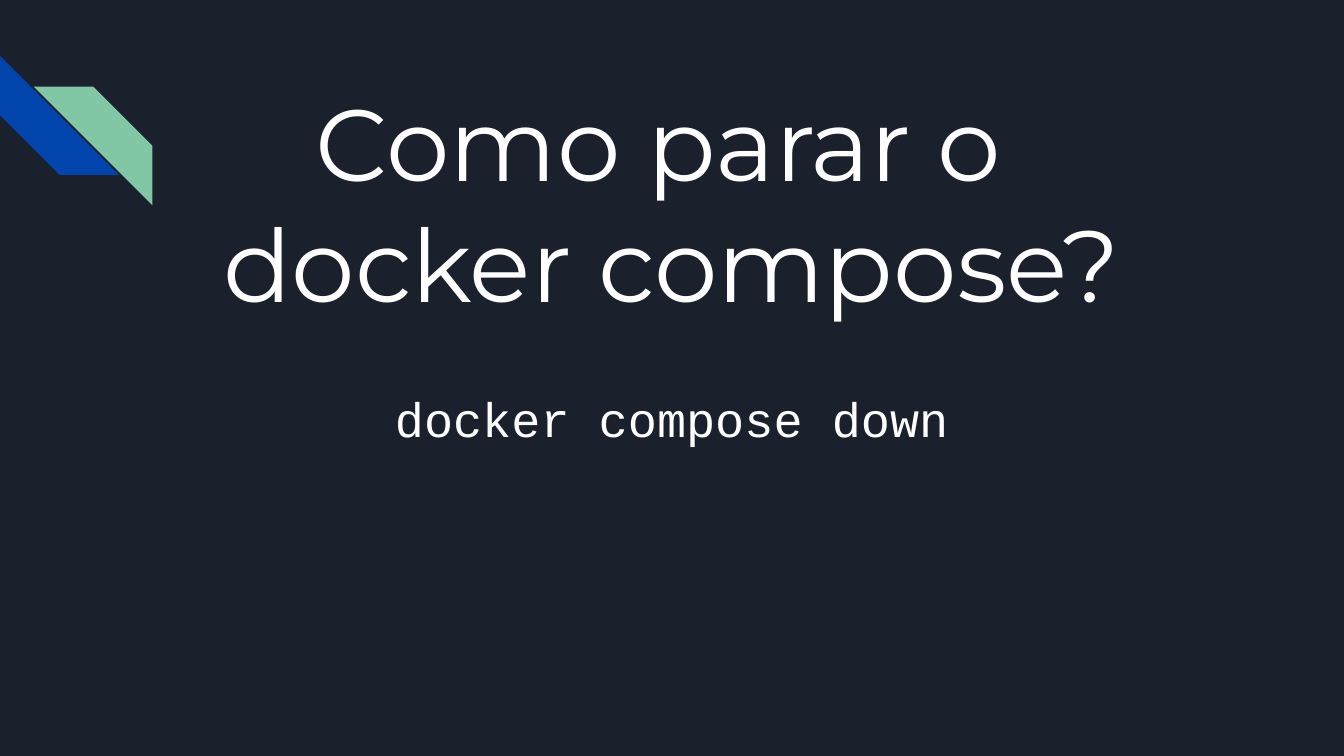
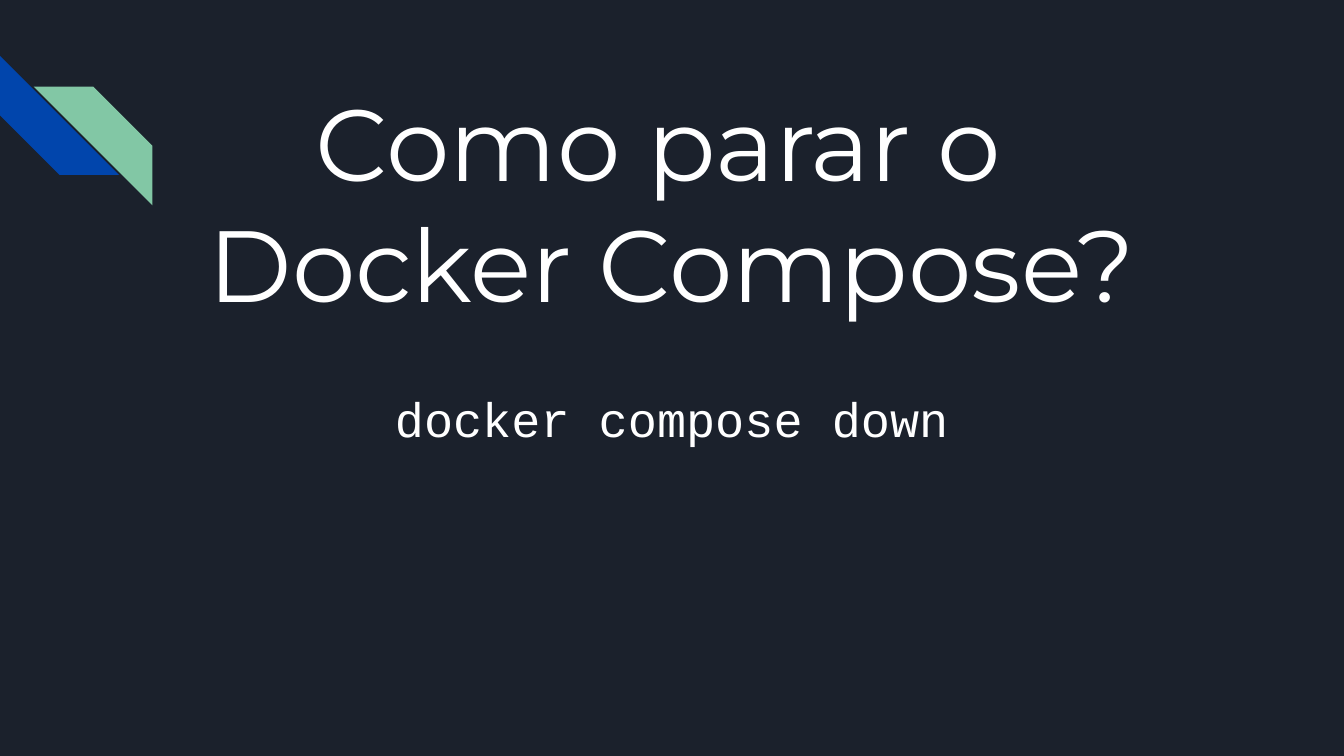
Before and after one commit to RafaelCecchin/aula-docker, a slide deck: slide 41 of slides/Introdução ao Docker.pptx (slide 38 before the commit). Drawn at 1344x756 pixels with LibreOffice and Linux fonts; fonts in the diff are those of the drawing. Boxes give left, top, right and bottom in pixels: in the first picture for what was removed or moved away, otherwise in the second. Text is boxed around its words. In the diff, an @@ line names an element or a change of style, - is before the commit and + after.

```diff
--- a/slides/Introdução ao Docker.pptx
+++ b/slides/Introdução ao Docker.pptx
@@ title at box(208, 227, 1135, 322): text changed @@
-docker compose?
+Docker Compose?
```
Also in this commit, not shown: 14 other slides changed, 3 slides added, 1 other file.
